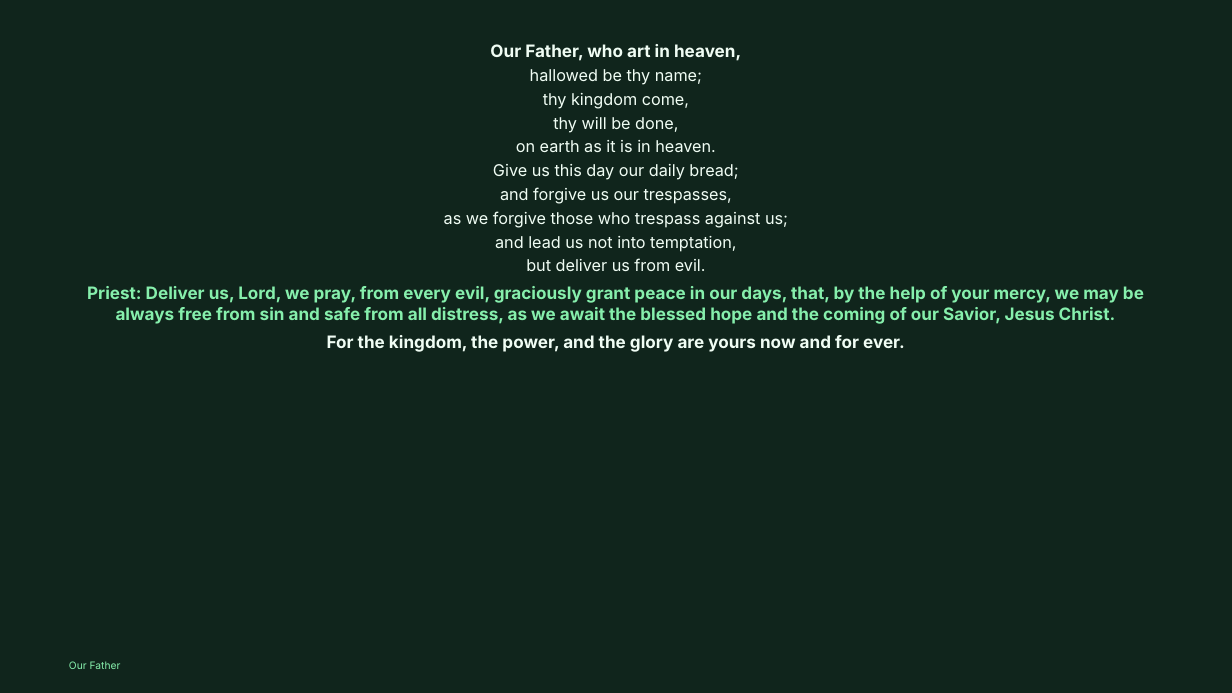
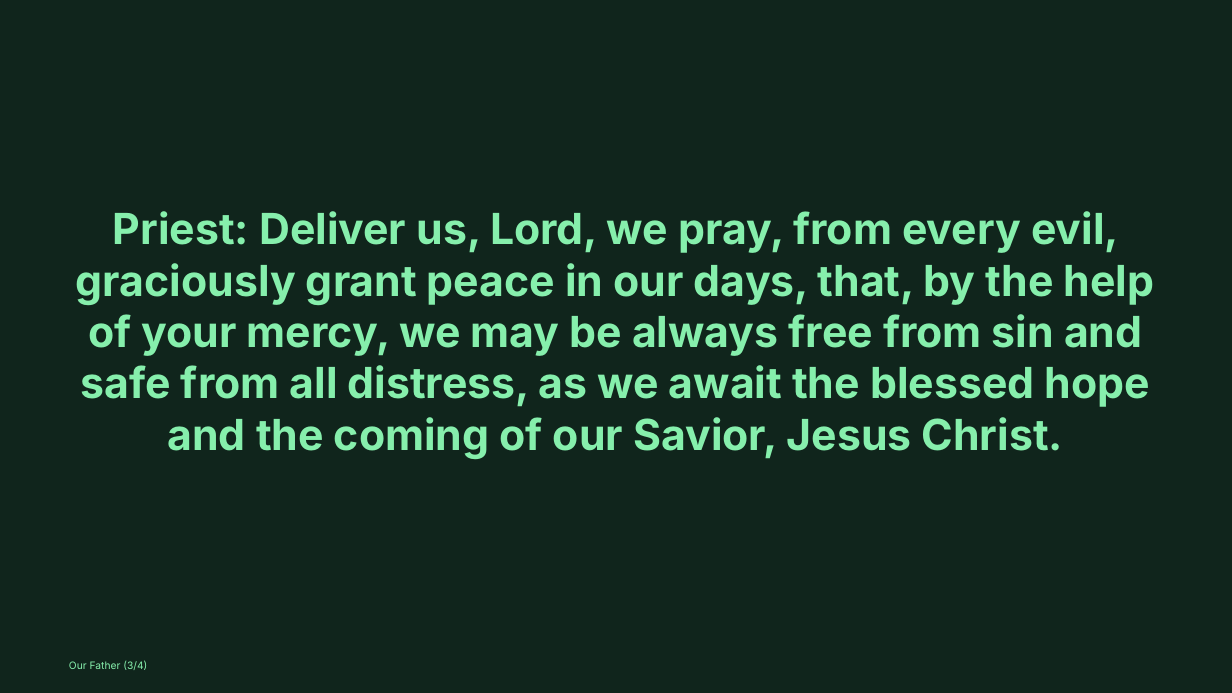
Before and after one commit to divinogabriel9/verbum, a slide deck: slide 59 of outputs/GFCC31May2026_OrdinaryTime.pptx (slide 46 before the commit). Drawn at 1232x693 pixels with LibreOffice and Linux fonts; fonts in the diff are those of the drawing. Boxes give left, top, right and bottom in pixels: in the first picture for what was removed or moved away, otherwise in the second. Text is boxed around its words. In the diff, an @@ line names an element or a change of style, - is before the commit and + after.

```diff
--- a/outputs/GFCC31May2026_OrdinaryTime.pptx
+++ b/outputs/GFCC31May2026_OrdinaryTime.pptx
@@ text "Priest: Deliver us, Lord, we ..." at (x1=76, y1=211, x2=1155, y2=460): size 20 to 50 pt; more space between paragraphs; vertical alignment top to middle @@
@@ text at (x1=444, y1=44, x2=788, y2=271): paragraphs removed @@
-Our Father, who art in heaven,
-hallowed be thy name;
-thy kingdom come,
-thy will be done,
-on earth as it is in heaven.
-Give us this day our daily bread;
-and forgive us our trespasses,
-as we forgive those who trespass against us;
-and lead us not into temptation,
-but deliver us from evil.
@@ text at (x1=327, y1=335, x2=905, y2=352): paragraph removed @@
-For the kingdom, the power, and the glory are yours now and for ever.
@@ text at (x1=69, y1=661, x2=147, y2=670): text changed @@
-Our Father
+Our Father (3/4)
```
Also in this commit, not shown: 27 other slides changed, 19 slides added, 5 slides removed, 21 other files.
